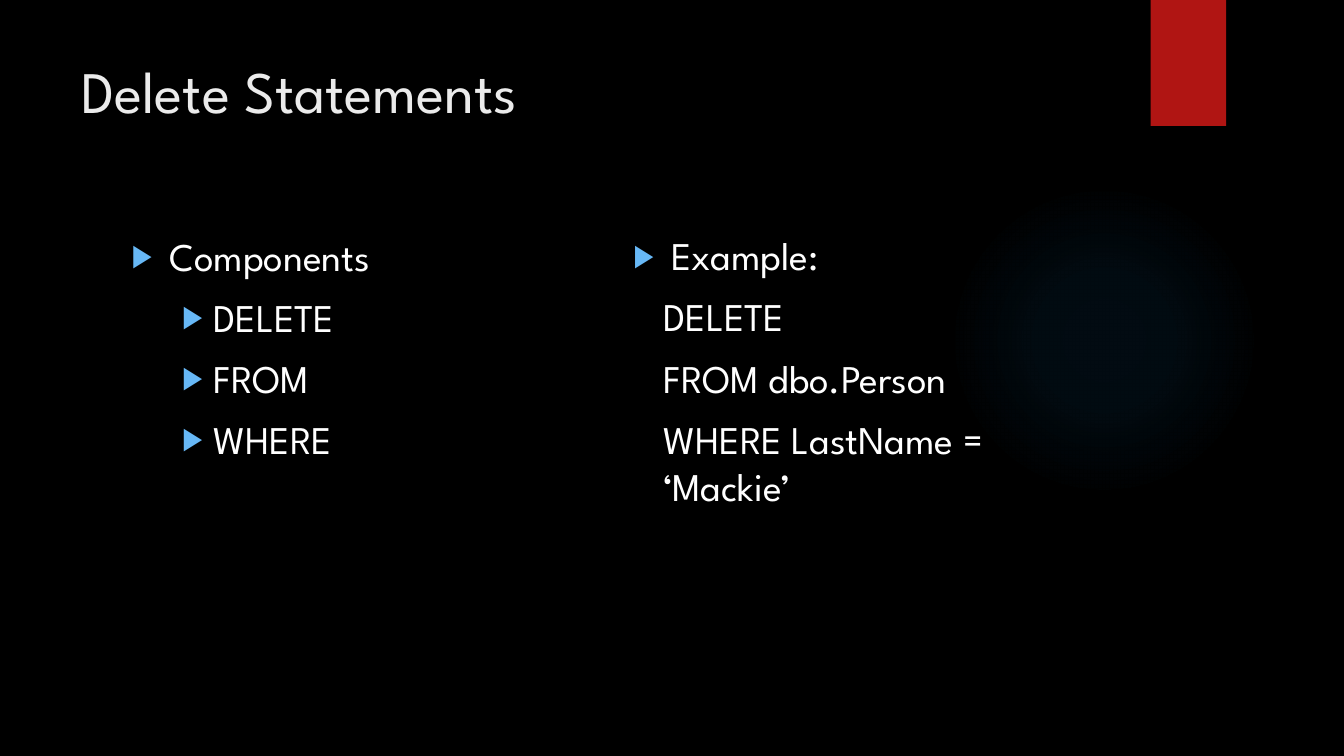
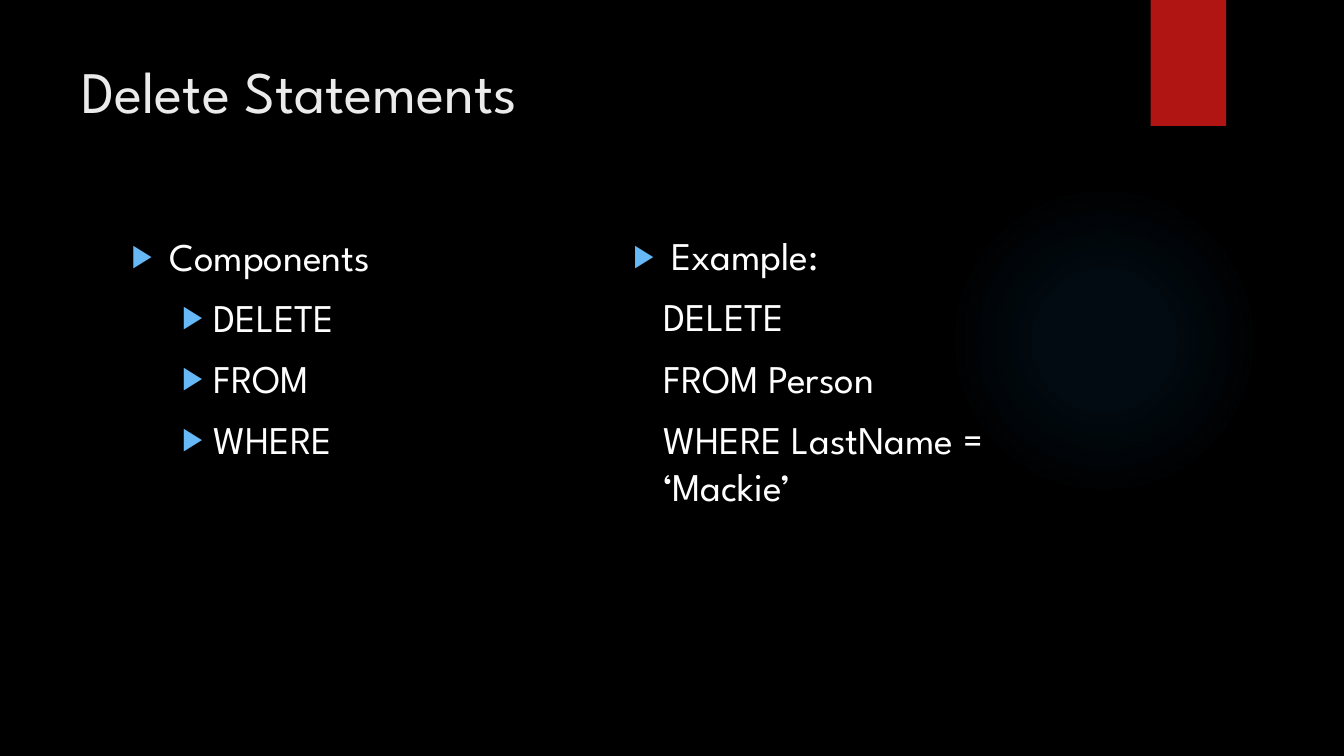
Before and after one commit to LogolsLLC/LogolsFebruary2018, a slide deck: slide 9 of Slides/04_Sql_TrainingPlan.pptx. Drawn at 1344x756 pixels with LibreOffice and Linux fonts; fonts in the diff are those of the drawing; background and template pictures are left out. Boxes give left, top, right and bottom in pixels: in the first picture for what was removed or moved away, otherwise in the second. Text is boxed around its words. In the diff, an @@ line names an element or a change of style, - is before the commit and + after.

```diff
--- a/Slides/04_Sql_TrainingPlan.pptx
+++ b/Slides/04_Sql_TrainingPlan.pptx
@@ text at (x1=664, y1=366, x2=874, y2=394): text changed @@
-  FROM dbo.Person
+  FROM Person
```
Also in this commit, not shown: 10 other slides changed, 9 other files.
